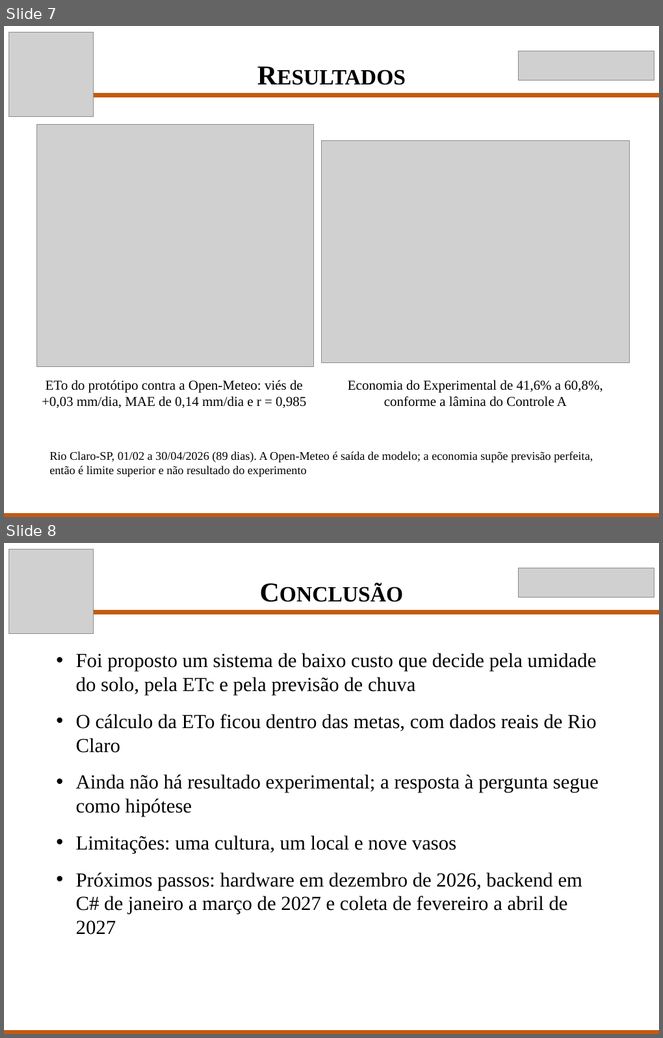
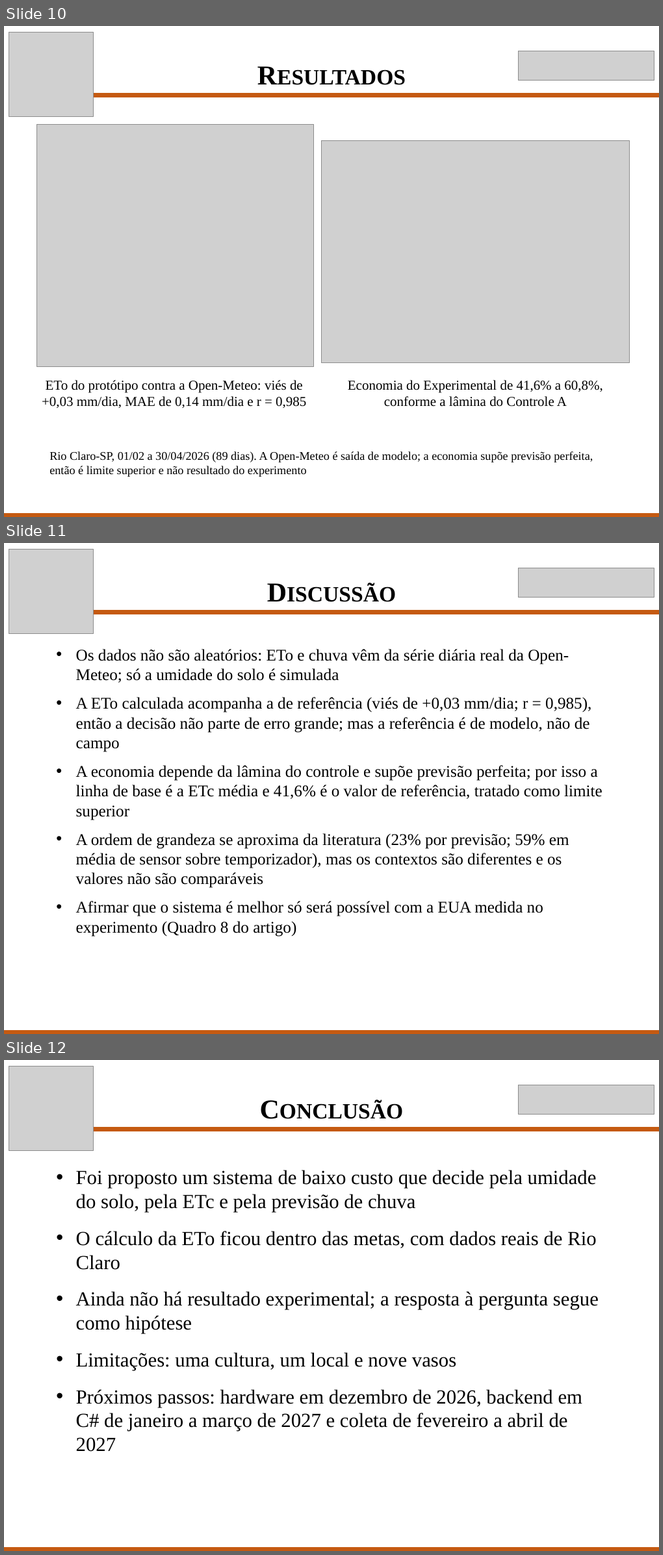
Before and after one commit to Scaglia05/irrigacao-inteligente, a slide deck: docs/p2/Apresentacao_TCC_P2.pptx. Shown one above the other, each under a label of ours: slides 7 and 8 before the commit, slides 10, 11 and 12 after it. The pictures are 663x1038 and 663x1555 pixels, drawn with LibreOffice and Linux fonts; fonts in the diff are those of the drawing; grey boxes stand for pictures. Boxes give left, top, right and bottom in pixels: in the first picture for what was removed or moved away, otherwise in the second. Text is boxed around its words. In the diff, an @@ line names an element or a change of style, - is before the commit and + after.

```diff
--- a/docs/p2/Apresentacao_TCC_P2.pptx
+++ b/docs/p2/Apresentacao_TCC_P2.pptx
@@ slide 11 added at (4, 543, 659, 1034), background #FFFFFF @@
@@ picture added at (9, 549, 94, 634) @@
@@ text added at (250, 571, 414, 611), 30 pt, text #000000, bold, small capitals @@
+Discussão
@@ picture added at (519, 568, 655, 597) @@
@@ rectangle added at (94, 611, 659, 614), fill #C55A11, outline #C55A11 1 pt @@
@@ text added at (76, 649, 603, 937), 18 pt, text #000000 @@
+• Os dados não são aleatórios: ETo e chuva vêm da série diária real da Open-Meteo; só a umidade do solo é simulada
+• A ETo calculada acompanha a de referência (viés de +0,03 mm/dia; r = 0,985), então a decisão não parte de erro grande; mas a referência é de modelo, não de campo
+• A economia depende da lâmina do controle e supõe previsão perfeita; por isso a linha de base é a ETc média e 41,6% é o valor de referência, tratado como limite superior
+• A ordem de grandeza se aproxima da literatura (23% por previsão; 59% em média de sensor sobre temporizador), mas os contextos são diferentes e os valores não são comparáveis
+• Afirmar que o sistema é melhor só será possível com a EUA medida no experimento (Quadro 8 do artigo)
@@ rectangle added at (4, 1031, 659, 1034), fill #C55A11, outline #C55A11 1 pt @@
@@ what was slide 7 is now slide 10 @@
@@ what was slide 8 is now slide 12 @@
```
Also in this commit, not shown: 5 slides changed, 3 other slides added, 1 other file.
